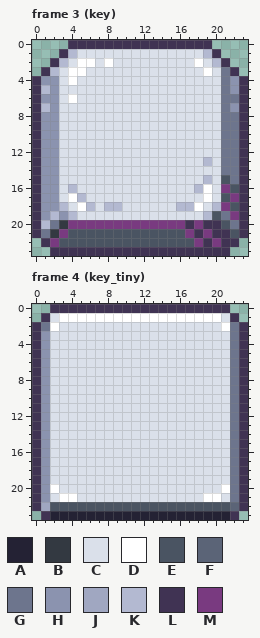
Pixel-art file, stored at src/assets/deepnightControllerIcons.aseprite. That is the earlier state.
24x24 pixels, 116 frames. Shown: frame 3 (key), frame 4 (key_tiny).
Palette (. is transparent): A #242234  B #333941  C #dae0ea  D #ffffff  E #4a5462  F #5b6477  G #6d758d  H #8b93af  J #a0a7c1  K #b3b9d1  L #403353  M #793a80
Now the later version:
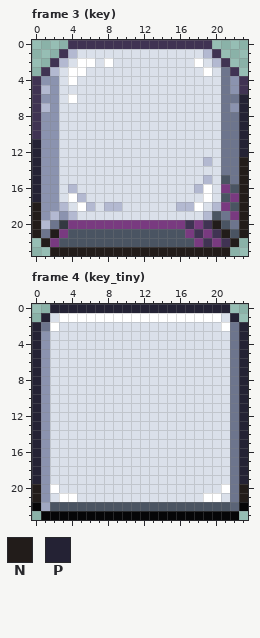
Colours new in this view: N #221c1a  P #242234
The commit says: UPD keyboard icons
What changed:
Colour A changes from #242234 to #060608.
Frame 3 (key), layer "base":
The author changed colour B to colour N in row 21 at x 2.
The author changed colour L to colour N in rows 13 to 17 at x 23; in rows 18 to 19 at x 0 and 23; in row 20 at x 0, 20 and 23; in row 21 at x 0, 21 and 23; in row 22 at x 1 and 22; in row 23 at x 2 to 21.
The author changed colour L to colour P in rows 6 to 10 at x 23; in rows 11 to 12 at x 0 and 23; in rows 13 to 17 at x 0.
Frame 4 (key_tiny), layer "base":
The author changed colour L to colour A in row 22 at x 0 and 23; in row 23 at x 1 and 22.
The author changed colour L to colour N in rows 20 to 21 at x 0 and 23.
The author changed colour L to colour P in row 0 at x 2 to 21; in row 1 at x 1 and 22; in rows 2 to 19 at x 0 and 23.
Pixel boxes of the changes (left, top, right, bottom) in both pictures:
changed: (32, 94, 248, 256)
changed: (32, 304, 248, 520)
